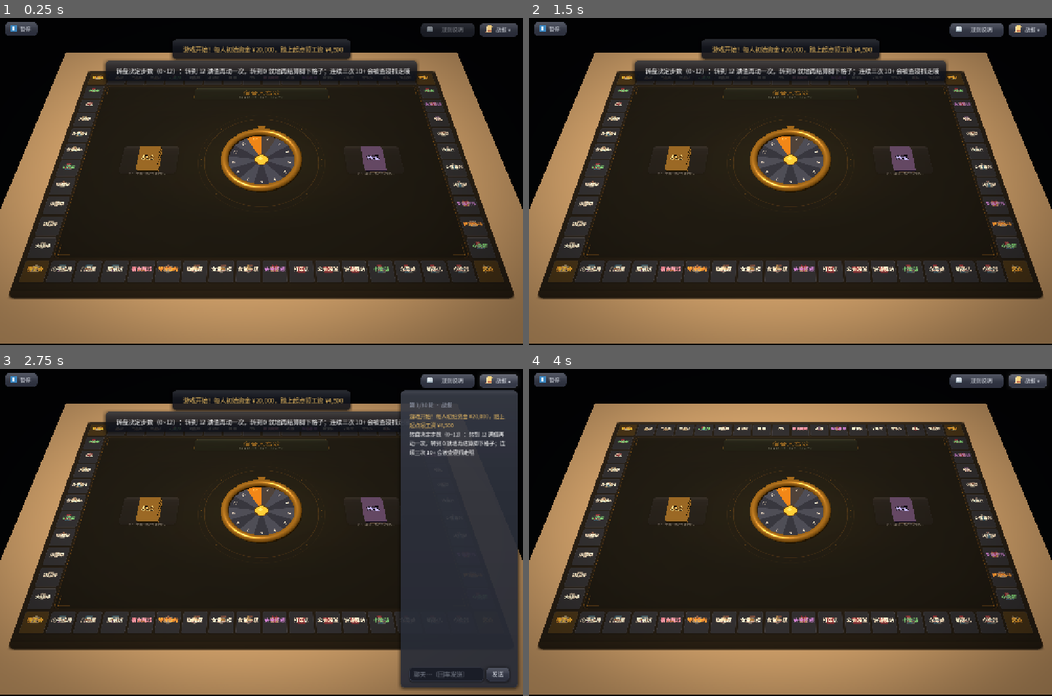
Above: before the commit, frames 1-4 (two rows, left to right).
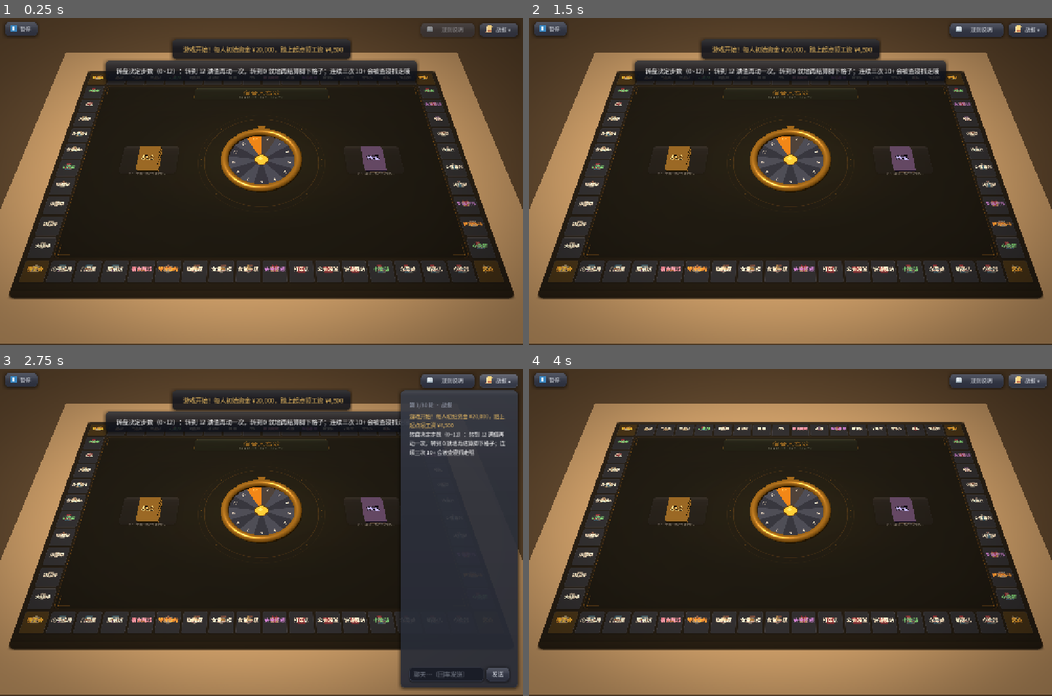
Above: after the commit, the same moments.

Repository: Lousync/dorm-monopoly
Game: Godot game, scene res://scenes/game.tscn
The game is run twice, just before and just after one commit, with the same random seed, the same clock (stepped at 60 frames per second) and the same inputs. This scene is started directly instead of the project's main scene.
Inputs (mouse positions are in pixels of both pictures, inside the frame that each line leads up to):
- Up to frame 1 (0.25 s): no input
- Up to frame 2 (1.5 s): click "暂停" at 0.5 s; click "▶ 继续游戏" at 1.25 s
- Up to frame 3 (2.75 s): click "战报 ▾" at 2 s
- Up to frame 4 (4 s): click (973, 673) at 2.77 s; type "12" at 2.85 s; click "战报 ▴" at 3.5 s

The runs differ from the first frame. In frame 1, 15% of the frame differs, in the area x 0-100%, y 0-100%; in frame 2, 15%; in frame 3, 11%; in frame 4, 16%.
Error in both runs: Out of bounds get index '0' (on base: 'Array') (res://scripts/game.gd:2026)

Commit message:
3D 房间：程序化外壳（天花板/地板/四面墙）
Task 3：填上 Task 2 留空的 `_build_shell()` —— 地板、天花板各一块 PlaneMesh，
四面墙挂在一个 `Walls` 节点下（正好 4 块，layout_test 按块数钉住）。
材质受光、粗糙、双面（墙绕一圈总有一半背面朝内，不关剔除就漏洞），
一律 `cast_shadow = OFF`（吊灯是全场唯一投影源）。

`layout_test.gd` 在 Task 2 那段 `if room != null:` 里追加三条断言（天花板 / 地板 / 四面墙）。

两处偏离计划原文，都是实测逼出来的：

1. **`UIKit` 走运行时 `load`，不静态写类名。** `ui_kit.gd:130` 引用了 autoload `Fx`，
   而 `layout_test.gd` 静态引用 `GameRoom` ⇒ 整链在 `--script` 入口那一次编译时
   「Identifier not found: Fx」编译失败，整个测试文件都跑不起来（实测：Step 3 原文照抄后
   `LAYOUT TEST` 直接编译失败 + 转盘等一串断言假红）。改运行时 load 后 ALL PASS。

2. **地板从 y = 0.0 改成 -0.02（唯一一处数值改动）。** y = 0 同时踩两个坑：
   ① 木桌外框在 `table_3d._build_table()` 里是 y = -0.012 且比桌垫大一圈，地板放 y = 0
      会**整片盖掉它** —— 相机在 y > 0，打到外框的视线都先穿过地板（实测：外框亮木纹带
      从 (83,41,18) 掉到 (41,28,17)，≈×0.49 = 地板/外框 albedo 比；出图上外框整条不见）。
      而设计 §二 的 3D 端取景判据正是**木桌四角**，外框看不见等于 Task 7/8 照着看不见的东西取景。
   ② 与桌垫（同为 y = 0）共面，正是外框当年被压到 -0.012 的那个坑。
   -0.02 压在两片之下，不改"以桌心为原点、桌面在 y = 0"这套房间尺寸约定。

出图核对（`shots/room_t1_table_plain.png`）：木桌外框恢复原样、地板填满原先纯黑的四周，
无破洞、无遮挡、无 z-fighting，比例正常。

Diff:
--- a/scripts/room.gd
+++ b/scripts/room.gd
@@ -31,6 +31,82 @@
 
 var _lamp_light_pos := Vector3.ZERO
 
+## 外壳材质。**受光正确的粗糙材质** —— 房间在暗环境里，材质一滑就会发灰发亮。
+## 贴图沿用项目既有来源 ambientCG（与棋盘木纹同源，CC0）；**取不到就退回纯色**
+## —— 与项目"素材缺失退回纯色"的既有做法一致。
+var _wall_mat: StandardMaterial3D
+var _floor_mat: StandardMaterial3D
+var _ceil_mat: StandardMaterial3D
+
+func _make_materials() -> void:
+	_floor_mat = _lit_mat(Color(0.30, 0.26, 0.22), "res://assets/textures/wood_floor.jpg")
+	_wall_mat  = _lit_mat(Color(0.42, 0.40, 0.38), "")   # 白灰墙
+	_ceil_mat  = _lit_mat(Color(0.34, 0.33, 0.33), "")
+
+## 受光的粗糙材质。**不许用 UNSHADED** —— 那会让房间对吊灯与环境光毫无反应、
+## 变成一块死平的贴图（与 `table_3d._build_table()` 里桌垫那段注释同一个道理）。
+func _lit_mat(base: Color, tex_path: String) -> StandardMaterial3D:
+	var m := StandardMaterial3D.new()
+	m.albedo_color = base
+	m.roughness = 0.88
+	m.metallic = 0.0
+	m.texture_filter = BaseMaterial3D.TEXTURE_FILTER_LINEAR_WITH_MIPMAPS
+	# **双面**：PlaneMesh 默认单面，墙绕一圈总有一半背面朝内 —— 不关剔除就会漏出洞。
+	m.cull_mode = BaseMaterial3D.CULL_DISABLED
+	if tex_path != "":
+		var t: Texture2D = _ui_kit_tex(tex_path)
+		if t != null:
+			m.albedo_texture = t
+			m.texture_repeat = true
+			m.uv1_scale = Vector3(ROOM_W / 3.0, ROOM_D / 3.0, 1.0)   # 每 3 世界单位一轮
+	return m
+
 func _build_shell() -> void:
-	# Task 3/4/5 在这里继续加家具 / 椅子 / 吊灯。
-	pass
+	_make_materials()
+	# 地板**略低于桌面**（计划原文写的是 y = 0.0，这里改成 -0.02 —— **一处经实测的修正**）。
+	# 桌心那一层（y = 0）同时是桌垫所在、而 `table_3d._build_table()` 的**木桌外框**在
+	# y = -0.012 且比桌垫大一圈。地板放 y = 0 会同时踩两个坑：
+	#   ① **整片盖掉木桌外框** —— 相机在 y > 0，任何打到外框的视线都先穿过 y = 0 的地板。
+	#      实测（出图 + 逐像素比对，见 task-3-report）：外框那条亮木纹带从 (83,41,18) 掉到
+	#      (41,28,17)（≈×0.49 = 地板/外框的 albedo 比 0.30/0.62），出图上外框整条不见、
+	#      只剩一片糊开的地板。而设计 §二 的 3D 端取景判据正是**木桌四角** —— 外框看不见，
+	#      Task 7/8 就是"照着一个看不见的东西取景"。
+	#   ② 与桌垫（同为 y = 0）**共面** —— 正是外框当年被压到 -0.012 的那个坑（"共面的两片会闪"）。
+	# -0.02 压在两片之下，且不改"以桌心为原点、桌面在 y = 0"这套房间尺寸约定（天花板仍按 0 量）。
+	_plane("Floor",   Vector3(0, -0.02, 0),        Vector2(ROOM_W, ROOM_D), Vector3.ZERO,         _floor_mat)
+	_plane("Ceiling", Vector3(0, ROOM_CEIL_Y, 0),  Vector2(ROOM_W, ROOM_D), Vector3.ZERO,         _ceil_mat)
+	# 四面墙：竖直的 PlaneMesh（默认躺在 XZ 平面，绕 X 转 90° 立起来）
+	var walls := Node3D.new()
+	walls.name = "Walls"
+	add_child(walls)
+	var h := ROOM_CEIL_Y
+	_plane("WallN", Vector3(0, h * 0.5, -ROOM_D * 0.5), Vector2(ROOM_W, h), Vector3(90, 0, 0),    _wall_mat, walls)
+	_plane("WallS", Vector3(0, h * 0.5,  ROOM_D * 0.5), Vector2(ROOM_W, h), Vector3(-90, 0, 0),   _wall_mat, walls)
+	_plane("WallW", Vector3(-ROOM_W * 0.5, h * 0.5, 0), Vector2(ROOM_D, h), Vector3(90, 90, 0),   _wall_mat, walls)
+	_plane("WallE", Vector3( ROOM_W * 0.5, h * 0.5, 0), Vector2(ROOM_D, h), Vector3(90, -90, 0),  _wall_mat, walls)
+
+## `UIKit` **走运行时 `load`**，不静态写类名：`ui_kit.gd` 里的按钮音效引用了 autoload `Fx`，
+## 静态引用会把整条依赖链拽进 `--script` 入口的那一次编译（那时 autoload 还没注册）
+## ⇒ 整链「Identifier not found: Fx」编译失败，`layout_test.gd` 连文件都跑不起来。
+## 本仓库既有约定同此（见 `layout_test.gd` / `table_props.gd` 里对 `item_card.gd` 的那条）。
+static func _ui_kit_tex(path: String) -> Texture2D:
+	var uk = load("res://scripts/ui_kit.gd")
+	if uk == null:
+		return null
+	return uk.tex(path) as Texture2D
+
+## 一块平面。`rot_deg` 是欧拉角（度）；`parent` 缺省挂在自己身上。
+## **一律 `cast_shadow = OFF`** —— 房间不是投影源（全场唯一投影源是那盏吊灯）。
+func _plane(nm: String, pos: Vector3, size: Vector2, rot_deg: Vector3,
+			mat: StandardMaterial3D, parent: Node3D = null) -> MeshInstance3D:
+	var mi := MeshInstance3D.new()
+	mi.name = nm
+	var pm := PlaneMesh.new()
+	pm.size = size
+	mi.mesh = pm
+	mi.material_override = mat
+	mi.position = pos
+	mi.rotation_degrees = rot_deg
+	mi.cast_shadow = GeometryInstance3D.SHADOW_CASTING_SETTING_OFF
+	(parent if parent != null else self).add_child(mi)
+	return mi
--- a/tests/layout_test.gd
+++ b/tests/layout_test.gd
@@ -182,6 +182,11 @@
 				shadow_casters.append(n)
 		_check(shadow_casters.is_empty(),
 			"房间物件一律不投影（违规 %d 个）" % shadow_casters.size())
+		# 外壳必须齐：四面墙 + 一地板 + 一天花板。
+		_check(room.get_node_or_null("Ceiling") != null, "房间有天花板（吊灯要挂得住）")
+		_check(room.get_node_or_null("Floor") != null, "房间有地板")
+		var walls: Node = room.get_node_or_null("Walls")
+		_check(walls != null and walls.get_child_count() == 4, "房间有四面墙")
 
 	# ---- 批次 6 Task 1 → 批次 13 ⑦⑧：台灯（唯一主光源）+ 桌面照度均匀 ----
 	# 观感的主角仍是**光**：全场只有一盏 `OmniLight3D`（`lamp_light`），它同时是**唯一**的
